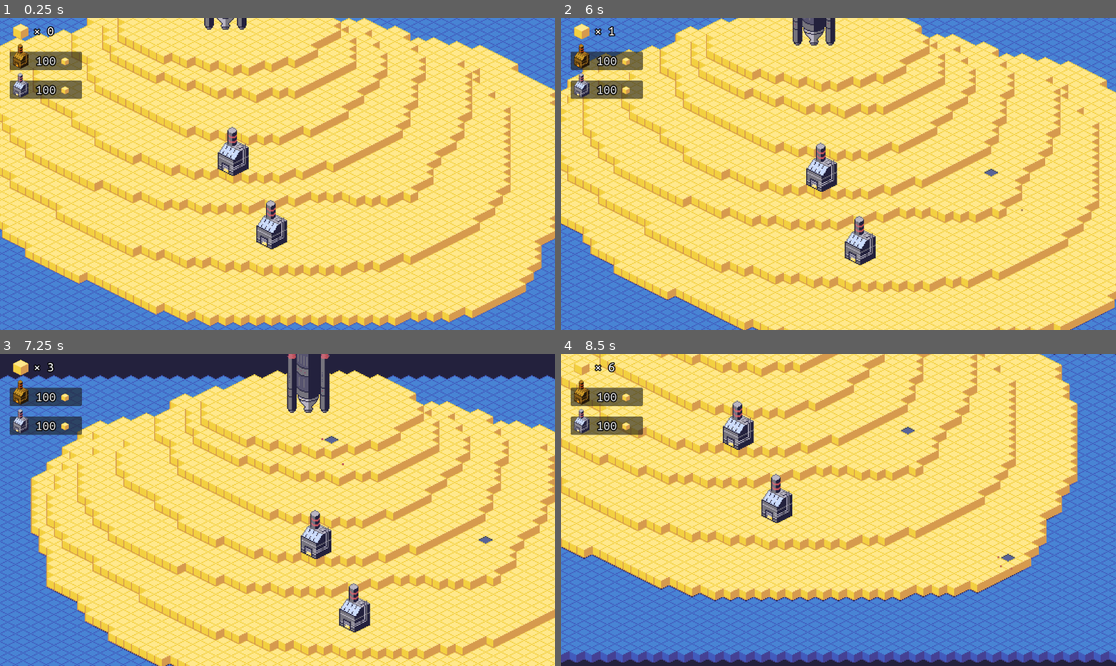
Above: before the commit, frames 1-4 (two rows, left to right).
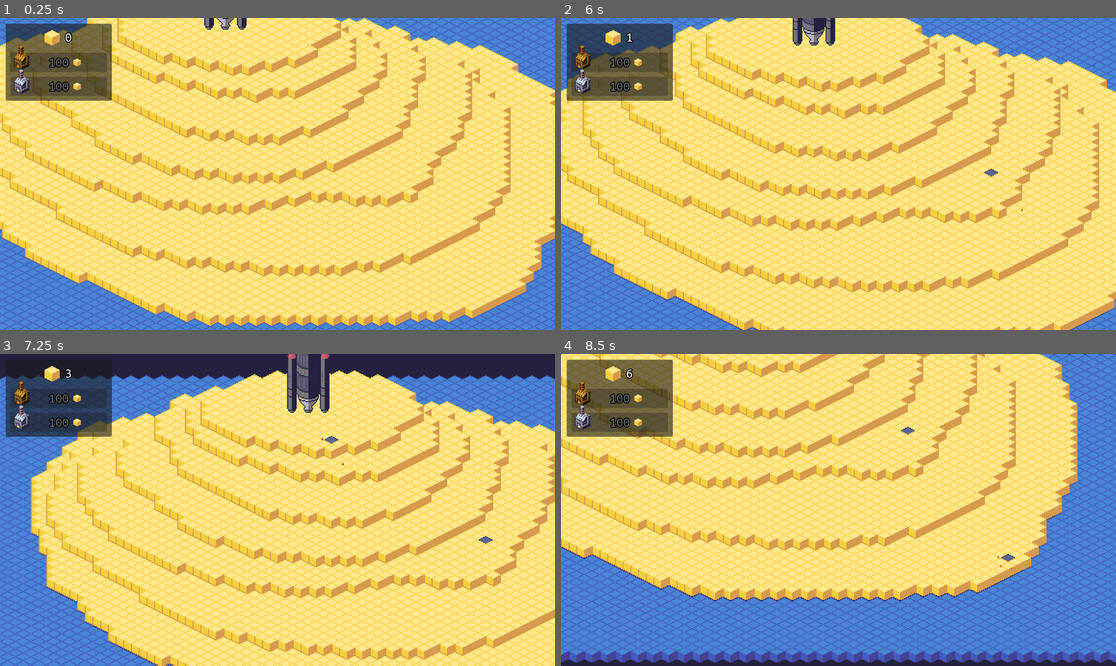
Above: after the commit, the same moments.

Repository: paul-maxime/rocket-of-sand
Game: Godot game, scene res://scenes/MainScene.tscn
The game is run twice, just before and just after one commit, with the same random seed, the same clock (stepped at 60 frames per second) and the same inputs.
Inputs (mouse positions are in pixels of both pictures, inside the frame that each line leads up to):
- Up to frame 1 (0.25 s): no input
- Up to frame 2 (6 s): click (605, 61) at 0.5 s, where only the run before the commit has a clickable "100"; click (605, 89) at 1.25 s, where only the run before the commit has a clickable "100"; click (605, 61) at 2 s, where only the run before the commit has a clickable "100"; click (605, 89) at 2.75 s, where only the run before the commit has a clickable "100"; click (605, 61) at 3.5 s, where only the run before the commit has a clickable "100"; click (605, 89) at 4.25 s, where only the run before the commit has a clickable "100"; move the mouse to (960, 158) at 5.02 s; click (960, 158) at 5.17 s; tap Enter at 5.75 s; drag from (727, 189) to (810, 236) at 5.77 s
- Up to frame 3 (7.25 s): tap Space at 6.5 s; move the mouse to (333, 441) at 6.52 s; click (333, 441) at 6.67 s
- Up to frame 4 (8.5 s): tap Enter at 7.25 s; drag from (810, 572) to (672, 463) at 7.27 s; tap Space at 8 s; move the mouse to (1005, 556) at 8.02 s; click (1005, 556) at 8.17 s

The runs differ from the first frame. In frame 1, 5.6% of the frame differs, in the area x 1-52%, y 1-75%; in frame 2, 5.5%; in frame 3, 4.2%; in frame 4, 5.6%.

Commit message:
Improve the UI, update the mouse on hover

Diff:
--- /dev/null
+++ b/scenes/InterfaceLayer.tscn
@@ -0,0 +1,81 @@
+[gd_scene load_steps=6 format=3 uid="uid://cmbonu0v146nc"]
+
+[ext_resource type="Script" path="res://scripts/InterfaceManager.gd" id="1_1u74w"]
+[ext_resource type="Theme" uid="uid://dkipchea646ox" path="res://resources/DefaultTheme.tres" id="2_iwdsn"]
+[ext_resource type="Texture2D" uid="uid://dy7rxp7elc5ny" path="res://resources/sand-32.png" id="3_br2wc"]
+[ext_resource type="Texture2D" uid="uid://b7ns77m4ueyg8" path="res://resources/factory.png" id="4_6yk4b"]
+[ext_resource type="Texture2D" uid="uid://bxeq6n0odpdc6" path="res://resources/Tileset.png" id="5_yh5tu"]
+
+[node name="CanvasLayer" type="CanvasLayer"]
+script = ExtResource("1_1u74w")
+
+[node name="Panel" type="Panel" parent="."]
+offset_left = 12.0
+offset_top = 12.0
+offset_right = 232.0
+offset_bottom = 172.0
+
+[node name="CenterContainer" type="CenterContainer" parent="Panel"]
+layout_mode = 0
+offset_left = 40.0
+offset_top = 8.0
+offset_right = 220.0
+offset_bottom = 48.0
+
+[node name="SandLabel" type="Label" parent="Panel/CenterContainer"]
+layout_mode = 2
+theme = ExtResource("2_iwdsn")
+text = "0"
+
+[node name="SandIcon" type="Sprite2D" parent="Panel/CenterContainer/SandLabel"]
+position = Vector2(-43, 0)
+texture = ExtResource("3_br2wc")
+centered = false
+region_rect = Rect2(0, 0, 16, 16)
+
+[node name="BuyDrillButton" type="Button" parent="Panel"]
+layout_mode = 2
+offset_left = 10.0
+offset_top = 60.0
+offset_right = 210.0
+offset_bottom = 100.0
+focus_mode = 0
+theme = ExtResource("2_iwdsn")
+text = "100"
+
+[node name="DrillIcon" type="Sprite2D" parent="Panel/BuyDrillButton"]
+modulate = Color(1, 0.698039, 0.164706, 1)
+position = Vector2(7, -29)
+texture = ExtResource("4_6yk4b")
+centered = false
+region_rect = Rect2(0, 0, 16, 16)
+
+[node name="SandIcon" type="Sprite2D" parent="Panel/BuyDrillButton"]
+position = Vector2(130, 12)
+texture = ExtResource("5_yh5tu")
+centered = false
+region_enabled = true
+region_rect = Rect2(0, 0, 16, 16)
+
+[node name="BuyFactoryButton" type="Button" parent="Panel"]
+layout_mode = 0
+offset_left = 10.0
+offset_top = 110.0
+offset_right = 210.0
+offset_bottom = 150.0
+focus_mode = 0
+theme = ExtResource("2_iwdsn")
+text = "100"
+
+[node name="FactoryIcon" type="Sprite2D" parent="Panel/BuyFactoryButton"]
+position = Vector2(7, -29)
+texture = ExtResource("4_6yk4b")
+centered = false
+region_rect = Rect2(0, 0, 16, 16)
+
+[node name="SandIcon" type="Sprite2D" parent="Panel/BuyFactoryButton"]
+position = Vector2(130, 12)
+texture = ExtResource("5_yh5tu")
+centered = false
+region_enabled = true
+region_rect = Rect2(0, 0, 16, 16)
--- a/scenes/MainScene.tscn
+++ b/scenes/MainScene.tscn
@@ -1,25 +1,18 @@
-[gd_scene load_steps=14 format=3 uid="uid://c4k4tq44nle8l"]
+[gd_scene load_steps=10 format=3 uid="uid://c4k4tq44nle8l"]
 
 [ext_resource type="PackedScene" uid="uid://twwxhanjo1e0" path="res://scenes/Island.tscn" id="1_1buq4"]
-[ext_resource type="Texture2D" uid="uid://bxeq6n0odpdc6" path="res://resources/Tileset.png" id="2_eugxd"]
-[ext_resource type="Script" path="res://scripts/ResourcesManager.gd" id="4_7cr7x"]
 [ext_resource type="Script" path="res://scripts/GameManager.gd" id="5_sc47u"]
 [ext_resource type="Script" path="res://scripts/BuildingManager.gd" id="6_x8doe"]
 [ext_resource type="Script" path="res://scripts/EventManager.gd" id="7_66p1s"]
 [ext_resource type="Script" path="res://scripts/GatheringManager.gd" id="8_xk1pp"]
+[ext_resource type="PackedScene" uid="uid://cmbonu0v146nc" path="res://scenes/InterfaceLayer.tscn" id="9_vyb6q"]
 [ext_resource type="PackedScene" uid="uid://c5xo52vdjagjm" path="res://scenes/GatheringParticles.tscn" id="9_xv6p5"]
 [ext_resource type="Script" path="res://scripts/Camera.gd" id="10_obdi1"]
 [ext_resource type="Texture2D" uid="uid://co1dhywe57swo" path="res://resources/rocket.png" id="11_nuyi2"]
-[ext_resource type="Texture2D" uid="uid://b7ns77m4ueyg8" path="res://resources/factory.png" id="12_d8khd"]
-[ext_resource type="Theme" uid="uid://dkipchea646ox" path="res://resources/DefaultTheme.tres" id="13_8jguk"]
-[ext_resource type="Texture2D" uid="uid://dy7rxp7elc5ny" path="res://resources/sand-32.png" id="14_6h07t"]
 
 [node name="MainScene" type="Node2D"]
 
 [node name="Island" parent="." instance=ExtResource("1_1buq4")]
-
-[node name="ResourcesManager" type="Node2D" parent="."]
-script = ExtResource("4_7cr7x")
 
 [node name="GameManager" type="Node2D" parent="."]
 script = ExtResource("5_sc47u")
@@ -45,74 +38,4 @@
 position = Vector2(-64, -224)
 texture = ExtResource("11_nuyi2")
 
-[node name="Factory" type="Sprite2D" parent="."]
-z_index = 10
-position = Vector2(-16, 36)
-texture = ExtResource("12_d8khd")
-
-[node name="Factory2" type="Sprite2D" parent="."]
-z_index = 10
-position = Vector2(-56, -40)
-texture = ExtResource("12_d8khd")
-
-[node name="CanvasLayer" type="CanvasLayer" parent="."]
-
-[node name="SandLabel" type="Label" parent="CanvasLayer"]
-offset_left = 70.0
-offset_top = 12.0
-offset_right = 159.0
-offset_bottom = 60.0
-theme = ExtResource("13_8jguk")
-text = "× 0
-"
-
-[node name="SandIcon" type="Sprite2D" parent="CanvasLayer/SandLabel"]
-position = Vector2(-43, 0)
-texture = ExtResource("14_6h07t")
-centered = false
-region_rect = Rect2(0, 0, 16, 16)
-
-[node name="BuyDrillButton" type="Button" parent="CanvasLayer"]
-offset_left = 20.0
-offset_top = 70.0
-offset_right = 170.0
-offset_bottom = 108.0
-focus_mode = 0
-theme = ExtResource("13_8jguk")
-text = "100"
-
-[node name="DrillIcon" type="Sprite2D" parent="CanvasLayer/BuyDrillButton"]
-modulate = Color(1, 0.698039, 0.164706, 1)
-position = Vector2(7, -29)
-texture = ExtResource("12_d8khd")
-centered = false
-region_rect = Rect2(0, 0, 16, 16)
-
-[node name="SandIcon" type="Sprite2D" parent="CanvasLayer/BuyDrillButton"]
-position = Vector2(107, 12)
-texture = ExtResource("2_eugxd")
-centered = false
-region_enabled = true
-region_rect = Rect2(0, 0, 16, 16)
-
-[node name="BuyFactoryButton" type="Button" parent="CanvasLayer"]
-offset_left = 20.0
-offset_top = 130.0
-offset_right = 170.0
-offset_bottom = 168.0
-focus_mode = 0
-theme = ExtResource("13_8jguk")
-text = "100"
-
-[node name="FactoryIcon" type="Sprite2D" parent="CanvasLayer/BuyFactoryButton"]
-position = Vector2(7, -29)
-texture = ExtResource("12_d8khd")
-centered = false
-region_rect = Rect2(0, 0, 16, 16)
-
-[node name="SandIcon" type="Sprite2D" parent="CanvasLayer/BuyFactoryButton"]
-position = Vector2(107, 12)
-texture = ExtResource("2_eugxd")
-centered = false
-region_enabled = true
-region_rect = Rect2(0, 0, 16, 16)
+[node name="CanvasLayer" parent="." instance=ExtResource("9_vyb6q")]
--- a/scripts/EventManager.gd
+++ b/scripts/EventManager.gd
@@ -2,6 +2,7 @@
 
 @onready var tile_map = $'../../Island'
 signal block_clicked(block_type, layer, coordinate, screen_coordinate, wall_click)
+signal block_hovered(block_type, layer, coordinate, screen_coordinate, wall_click)
 
 const CLICK_MAX_DISTANCE = 5
 
@@ -30,3 +31,18 @@
 			block_clicked.emit((highest_tile_data.terrain if highest_tile_data != null else -1), highest_layer, Vector2i(tile_pos.x, tile_pos.y + 2), mouse_pos, false)
 		else:
 			block_clicked.emit(above_tile.terrain, highest_layer + 1, tile_pos, mouse_pos, true)
+	if event is InputEventMouseMotion:
+		var mouse_pos = get_global_mouse_position()
+		var tile_pos = tile_map.local_to_map(tile_map.to_local(mouse_pos))
+		var highest_layer = -1
+		var highest_tile_data = null
+		for l in range(tile_map.get_layers_count() - 1):
+			var tile_data = tile_map.get_cell_tile_data(l, Vector2i(tile_pos.x, tile_pos.y + 2))
+			if tile_data != null && l > highest_layer:
+				highest_tile_data = tile_data
+				highest_layer = l
+		var above_tile = tile_map.get_cell_tile_data(highest_layer + 1, tile_pos)
+		if above_tile == null:
+			block_hovered.emit((highest_tile_data.terrain if highest_tile_data != null else -1), highest_layer, Vector2i(tile_pos.x, tile_pos.y + 2), mouse_pos, false)
+		else:
+			block_hovered.emit(above_tile.terrain, highest_layer + 1, tile_pos, mouse_pos, true)
--- a/scripts/GatheringManager.gd
+++ b/scripts/GatheringManager.gd
@@ -2,18 +2,27 @@
 
 @export var click_particles: PackedScene
 
-var gathering_speed = 1
+var current_sand = 0
+var gathering_power = 1
 
 func _ready():
 	$'../EventManager'.block_clicked.connect(on_block_clicked)
+	$'../EventManager'.block_hovered.connect(on_block_hovered)
 
-func on_block_clicked(block_type, _layer, _coordinate, screen_coordinate, _wall_click):
-	if block_type == 0:
+func on_block_clicked(block_type, _layer, _coordinate, screen_coordinate, wall_click):
+	if block_type == 0 && !wall_click:
 		var particles: CPUParticles2D = click_particles.instantiate()
 		particles.position = screen_coordinate
 		particles.emitting = true
-		particles.amount = gathering_speed
+		particles.amount = gathering_power
 		add_child(particles)
 		get_tree().create_timer(particles.lifetime).timeout.connect(particles.queue_free)
-		$'../../ResourcesManager'.update_sand(gathering_speed)
-		gathering_speed += 1
+		current_sand += gathering_power
+		$/root/MainScene/CanvasLayer.update_sand(current_sand)
+		gathering_power += 1
+
+func on_block_hovered(block_type, _layer, _coordinate, _screen_coordinate, wall_click):
+	if block_type == 0 && !wall_click:
+		Input.set_default_cursor_shape(Input.CURSOR_POINTING_HAND)
+	else:
+		Input.set_default_cursor_shape(Input.CURSOR_ARROW)
--- /dev/null
+++ b/scripts/InterfaceManager.gd
@@ -0,0 +1,13 @@
+extends CanvasLayer
+
+@onready var sand_label: Label = $"Panel/CenterContainer/SandLabel"
+@onready var buy_drill_button: Button = $"Panel/BuyDrillButton"
+@onready var buy_factory_button: Button = $"Panel/BuyFactoryButton"
+
+func _ready():
+	update_sand(0)
+
+func update_sand(value: int):
+	sand_label.text = str(value)
+	buy_drill_button.disabled = value < 100
+	buy_factory_button.disabled = value < 100
--- a/scripts/ResourcesManager.gd
+++ /dev/null
@@ -1,9 +0,0 @@
-extends Node2D
-
-var sand_money: int = 0
-
-@onready var sand_label: Label = $"../CanvasLayer/SandLabel"
-
-func update_sand(delta: int):
-	sand_money += delta
-	sand_label.text = "× " + str(sand_money)
